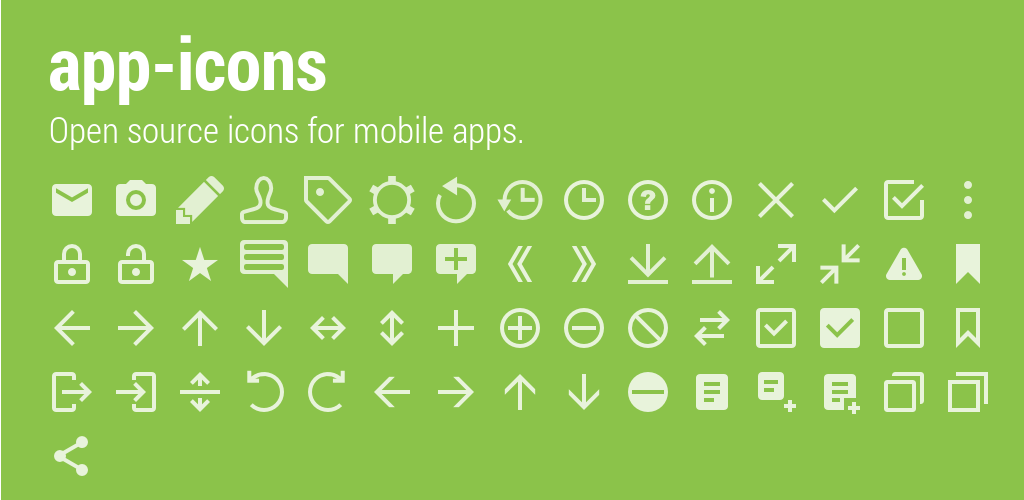
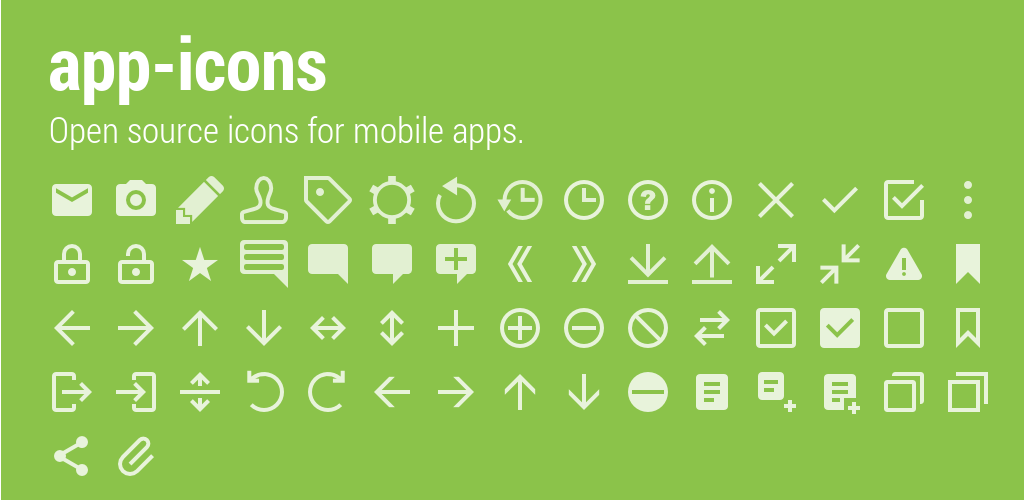
Revision of a layered 1024×500 image; what changed, layer by layer:
added layer "ic_action_attach.png" in group "icons" over <box>118,436,154,476</box>
